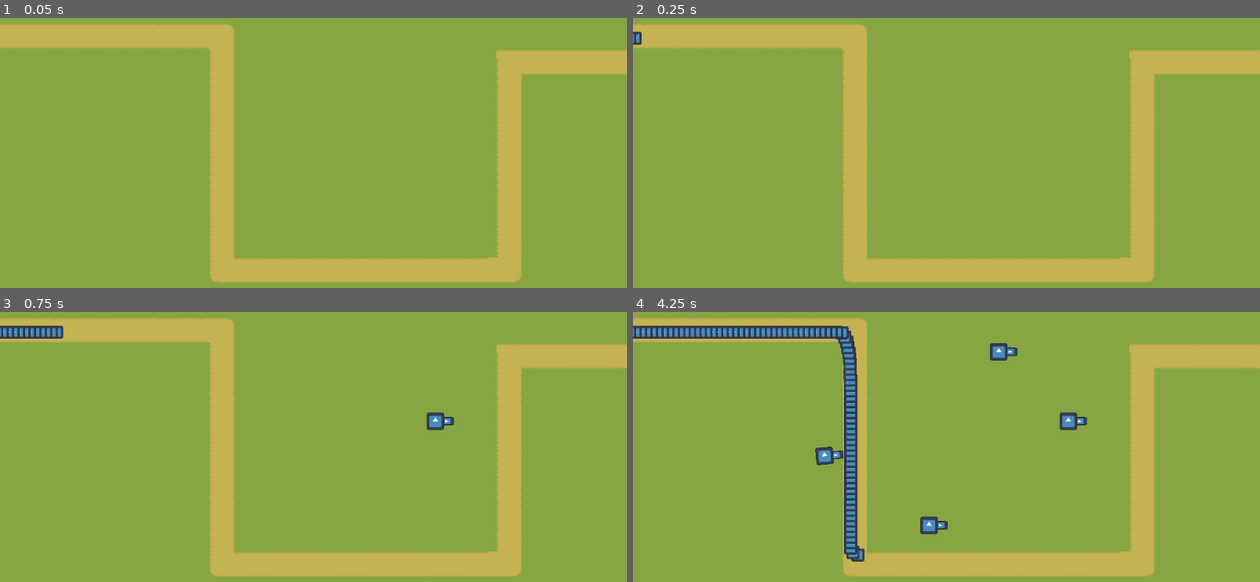
Above: before the commit, frames 1-4 (two rows, left to right).
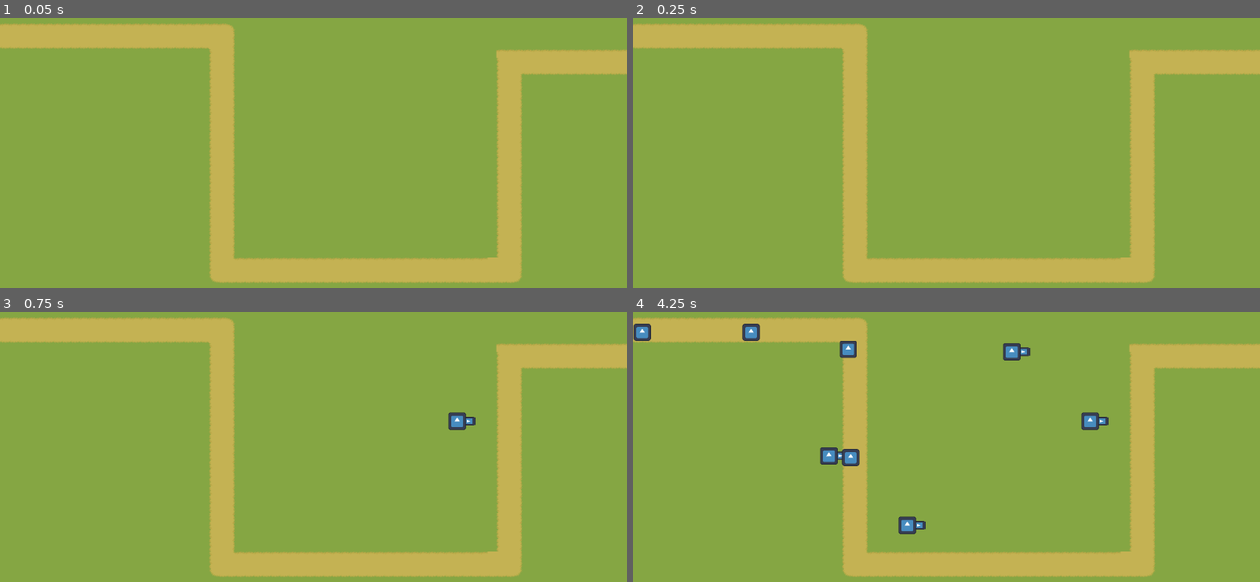
Above: after the commit, the same moments.

Repository: Krish-Dubey/uwa-game-jam
Game: Godot game, scene res://map.tscn
The game is run twice, just before and just after one commit, with the same random seed, the same clock (stepped at 60 frames per second) and the same inputs. The engine's default icon, where the game draws it, is replaced by a stand-in: a white triangle on a blue panel in a dark square.
Inputs (mouse positions are in pixels of both pictures, inside the frame that each line leads up to):
- Up to frame 1 (0.05 s): no input
- Up to frame 2 (0.25 s): no input
- Up to frame 3 (0.75 s): move the mouse to (451, 422) at 0.52 s; click (451, 422) at 0.6 s
- Up to frame 4 (4.25 s): move the mouse to (821, 457) at 1.27 s; click (821, 457) at 1.35 s; move the mouse to (1009, 363) at 2.02 s; click (1009, 363) at 2.1 s; move the mouse to (915, 511) at 2.77 s; click (915, 511) at 2.85 s; move the mouse to (1134, 492) at 3.52 s; click (1134, 492) at 3.6 s

Frame 1 is identical in both runs. In frame 2, less than 0.1% of the frame differs, in the area x 0-2%, y 4-10%; in frame 3, 0.9%; in frame 4, 4.8%, in the area x 0-76%, y 4-93%.

Commit message:
Refactor the collision so that it works better, added a timeout for bullet, Enemies now disappear when reaching the end

Diff:
--- a/map.tscn
+++ b/map.tscn
@@ -1,9 +1,10 @@
-[gd_scene load_steps=13 format=4 uid="uid://1rryq0dileo8"]
+[gd_scene load_steps=15 format=4 uid="uid://1rryq0dileo8"]
 
 [ext_resource type="Texture2D" uid="uid://0p0em202ow2g" path="res://punyworld-overworld-tileset.png" id="1_c7s6e"]
 [ext_resource type="Script" uid="uid://bigxy102n7v5g" path="res://spawn.gd" id="3_e0an3"]
 [ext_resource type="PackedScene" uid="uid://srmb1vgmfku5" path="res://scenes/Turret.tscn" id="3_p5pve"]
 [ext_resource type="PackedScene" uid="uid://b701052xooyxc" path="res://scenes/emptyscene.tscn" id="3_urblq"]
+[ext_resource type="Script" uid="uid://d31vf07b1mlgk" path="res://home_base.gd" id="4_iw27f"]
 [ext_resource type="Script" uid="uid://c4jb2sube2y4k" path="res://turret_place.gd" id="5_urblq"]
 
 [sub_resource type="NavigationPolygon" id="NavigationPolygon_c7s6e"]
@@ -725,11 +726,14 @@
 scenes/1/scene = ExtResource("3_urblq")
 
 [sub_resource type="TileSet" id="TileSet_p5pve"]
-tile_size = Vector2i(64, 64)
+tile_size = Vector2i(48, 64)
 sources/2 = SubResource("TileSetScenesCollectionSource_e0an3")
 sources/3 = SubResource("TileSetScenesCollectionSource_71pa8")
 pattern_0 = SubResource("TileMapPattern_iw27f")
 
+[sub_resource type="RectangleShape2D" id="RectangleShape2D_urblq"]
+size = Vector2(48, 47)
+
 [node name="Map" type="Node2D"]
 
 [node name="tilemap" type="Node" parent="."]
@@ -748,8 +752,17 @@
 [node name="EndPath" type="Marker2D" parent="."]
 top_level = true
 z_index = 4
-position = Vector2(1140, 185)
+position = Vector2(1145, 168)
 gizmo_extents = 20.3
+
+[node name="Area2D" type="Area2D" parent="EndPath"]
+collision_layer = 0
+collision_mask = 3
+script = ExtResource("4_iw27f")
+
+[node name="CollisionShape2D" type="CollisionShape2D" parent="EndPath/Area2D"]
+position = Vector2(-17, -0.5)
+shape = SubResource("RectangleShape2D_urblq")
 
 [node name="Spawn" type="Marker2D" parent="." node_paths=PackedStringArray("target")]
 top_level = true
@@ -760,7 +773,6 @@
 
 [node name="SpawnTimer" type="Timer" parent="Spawn"]
 process_callback = 0
-wait_time = 0.05
 autostart = true
 
 [node name="TurretPlaceScript" type="Node2D" parent="." node_paths=PackedStringArray("tile_map", "road_tile_map")]
@@ -768,4 +780,5 @@
 tile_map = NodePath("../tilemap/TurretTile")
 road_tile_map = NodePath("../tilemap/Road")
 
+[connection signal="body_entered" from="EndPath/Area2D" to="EndPath/Area2D" method="_on_body_entered"]
 [connection signal="timeout" from="Spawn/SpawnTimer" to="Spawn" method="_on_spawn_timer_timeout"]
--- a/scenes/bullet.tscn
+++ b/scenes/bullet.tscn
@@ -11,7 +11,7 @@
 scale = Vector2(1, 0.445)
 
 [node name="Area2D" type="Area2D" parent="."]
-collision_layer = 0
+collision_layer = 4
 collision_mask = 2
 script = ExtResource("1_y25gk")
 
@@ -25,4 +25,11 @@
 scale = Vector2(0.2, 0.2)
 texture = ExtResource("1_mkf8s")
 
+[node name="Timer" type="Timer" parent="."]
+wait_time = 16.327
+one_shot = true
+autostart = true
+
+[connection signal="area_entered" from="Area2D" to="Area2D" method="_on_area_entered"]
 [connection signal="body_entered" from="Area2D" to="Area2D" method="_on_body_entered"]
+[connection signal="timeout" from="Timer" to="Area2D" method="_on_timer_timeout"]
--- a/scenes/walkertest.tscn
+++ b/scenes/walkertest.tscn
@@ -4,25 +4,21 @@
 [ext_resource type="Texture2D" uid="uid://conhbe48wu8lx" path="res://icon.svg" id="1_7x575"]
 [ext_resource type="Script" uid="uid://bhcycc38peq4c" path="res://scripts/health_component.gd" id="3_q4brm"]
 
+[sub_resource type="RectangleShape2D" id="RectangleShape2D_4reu3"]
+size = Vector2(15, 15)
+
 [sub_resource type="RectangleShape2D" id="RectangleShape2D_q4brm"]
-
-[sub_resource type="RectangleShape2D" id="RectangleShape2D_4reu3"]
-size = Vector2(10, 10)
+size = Vector2(30, 30)
 
 [node name="Walkertest" type="CharacterBody2D" groups=["enemy"]]
 z_index = 1
-collision_layer = 2
-collision_mask = 0
+scale = Vector2(1.3, 1.3)
 script = ExtResource("1_4reu3")
 movement_speed = 200.0
 
 [node name="Sprite2D" type="Sprite2D" parent="."]
 scale = Vector2(0.1875, 0.1875)
 texture = ExtResource("1_7x575")
-
-[node name="Hit Box" type="CollisionShape2D" parent="."]
-shape = SubResource("RectangleShape2D_q4brm")
-debug_color = Color(0.968513, 0, 0.46738, 0.42)
 
 [node name="NavigationAgent2D" type="NavigationAgent2D" parent="."]
 path_postprocessing = 2
@@ -34,7 +30,14 @@
 script = ExtResource("3_q4brm")
 agent = NodePath("..")
 
-[node name="Collision Box" type="Area2D" parent="."]
+[node name="Collision Box" type="CollisionShape2D" parent="."]
+shape = SubResource("RectangleShape2D_4reu3")
 
-[node name="Collision Box" type="CollisionShape2D" parent="Collision Box"]
-shape = SubResource("RectangleShape2D_4reu3")
+[node name="Area2D" type="Area2D" parent="."]
+collision_layer = 2
+collision_mask = 0
+
+[node name="Hit Box" type="CollisionShape2D" parent="Area2D"]
+position = Vector2(0.384615, -3.66798e-07)
+shape = SubResource("RectangleShape2D_q4brm")
+debug_color = Color(0.968513, 0, 0.46738, 0.42)
--- a/scripts/bullet.gd
+++ b/scripts/bullet.gd
@@ -7,9 +7,9 @@
 func _physics_process(delta):
 	position += direction.normalized() * speed * delta
 
+func _on_area_entered(area) -> void:
+	area.get_parent().health_component.take_damage(damage)
+	queue_free()
 
-
-func _on_body_entered(body):
-	if body.health_component.has_method("take_damage"):
-		body.health_component.take_damage(damage)
+func _on_timer_timeout() -> void:
 	queue_free()
--- a/scripts/walkertest.gd
+++ b/scripts/walkertest.gd
@@ -6,7 +6,6 @@
 var navigation_target = Vector2.ZERO #Initial Target
 @export var movement_speed: float = 50
 
-
 func _physics_process(delta: float) -> void:
 	navigation_agent_2d.target_position = navigation_target
 	var current_agent_position = global_position
@@ -14,5 +13,3 @@
 	var new_velocity = current_agent_position.direction_to(next_path_position) * movement_speed
 	velocity = new_velocity
 	move_and_slide()
-
-	pass
--- a/spawn.gd
+++ b/spawn.gd
@@ -2,8 +2,6 @@
 
 var enemy_scene = preload("res://scenes/walkertest.tscn")
 @export var target : Node2D
-
-
 
 func _on_spawn_timer_timeout() -> void:
 	var enemy = enemy_scene.instantiate()
